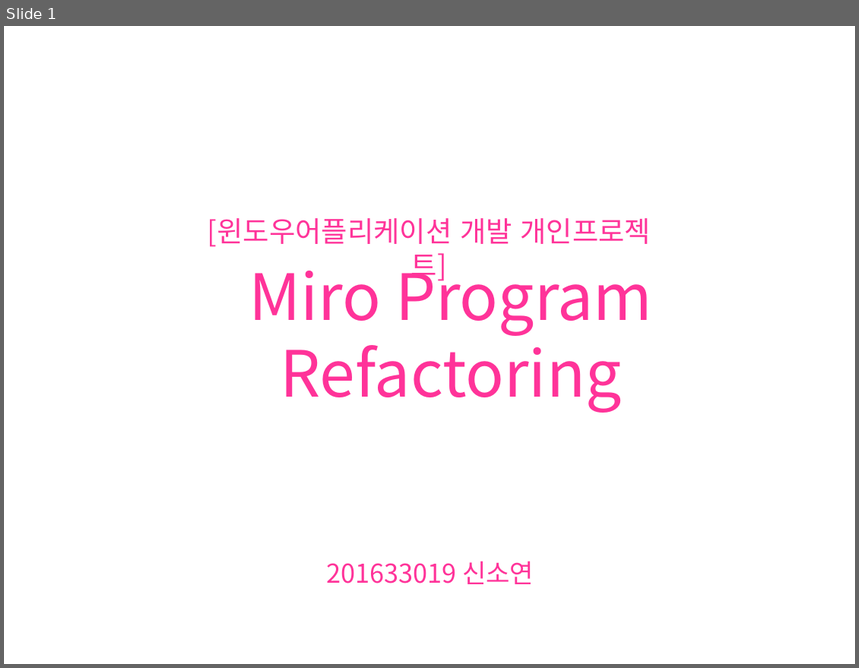
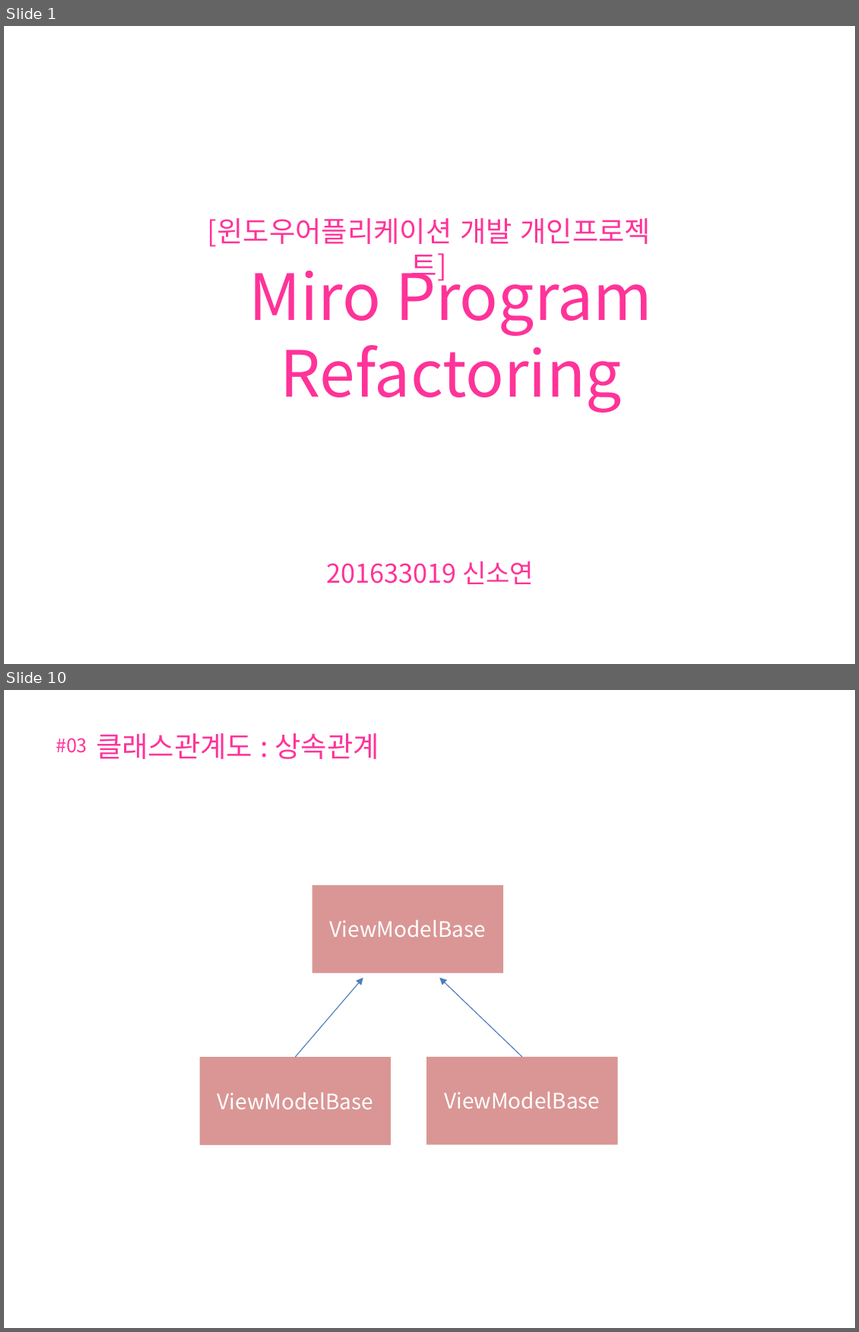
Before and after one commit to shinsoyeon16/MiroProgram_csRefactoring, a slide deck: 윈도우어플리케이션개발_개별발표2_MiroRefactoring_201633019신소연.pptx. Shown one above the other, each under a label of ours: slide 1 before the commit, slides 1 and 10 after it; the slides between them are not shown. The pictures are 859x668 and 859x1332 pixels, drawn with LibreOffice and Linux fonts; fonts in the diff are those of the drawing; background and template pictures are left out. Boxes give left, top, right and bottom in pixels: in the first picture for what was removed or moved away, otherwise in the second. Text is boxed around its words. In the diff, an @@ line names an element or a change of style, - is before the commit and + after.

```diff
--- a/윈도우어플리케이션개발_개별발표2_MiroRefactoring_201633019신소연.pptx
+++ b/윈도우어플리케이션개발_개별발표2_MiroRefactoring_201633019신소연.pptx
@@ slide 10 added at [4,690,855,1328], background picture (left out) @@
@@ text added at [96,733,379,759], 24 pt, text #FF3399 @@
+클래스관계도 : 상속관계
@@ text added at [56,738,87,753], 16 pt, text #FF3399 @@
+#03
@@ rectangle added at [312,885,503,973], fill #D99694, 18 pt, text #FFFFFF @@
+ViewModelBase
@@ arrow added from (295, 1057) to (363, 978), #4B7EBC 0.75 pt @@
@@ arrow added from (522, 1057) to (439, 978), #4B7EBC 0.75 pt @@
@@ rectangle added at [200,1057,390,1144], fill #D99694, 18 pt, text #FFFFFF @@
+ViewModelBase
@@ rectangle added at [427,1057,618,1144], fill #D99694, 18 pt, text #FFFFFF @@
+ViewModelBase
```
Also in this commit, not shown: 10 other slides added, 8 slides removed, 1 other file.
